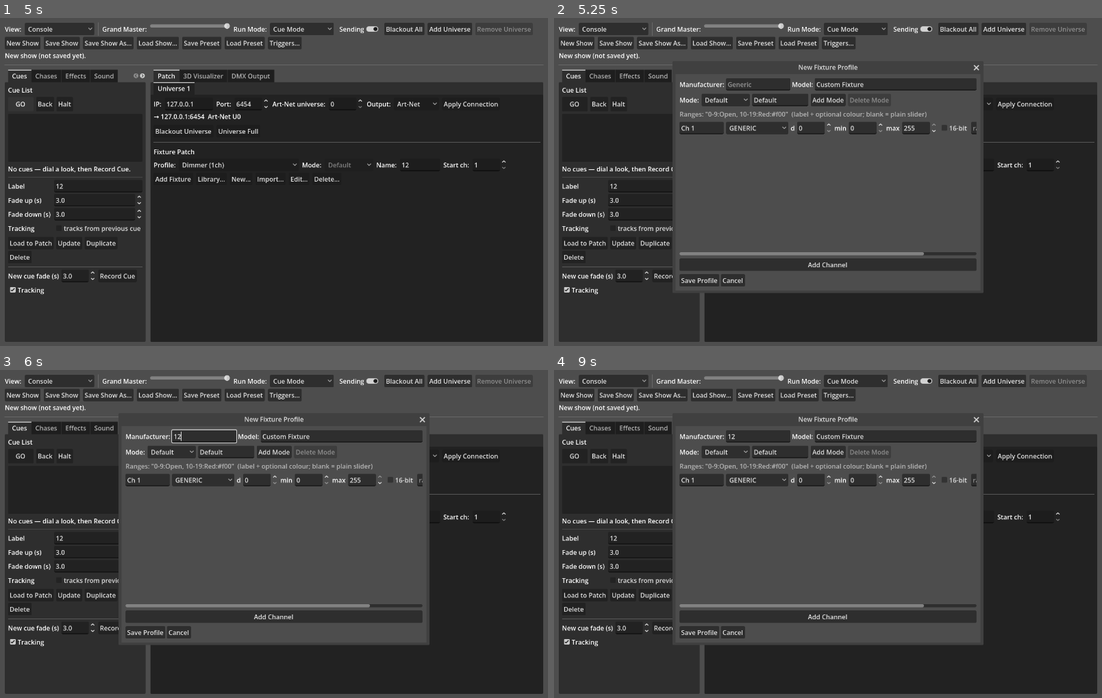
Above: before the commit, frames 1-4 (two rows, left to right).
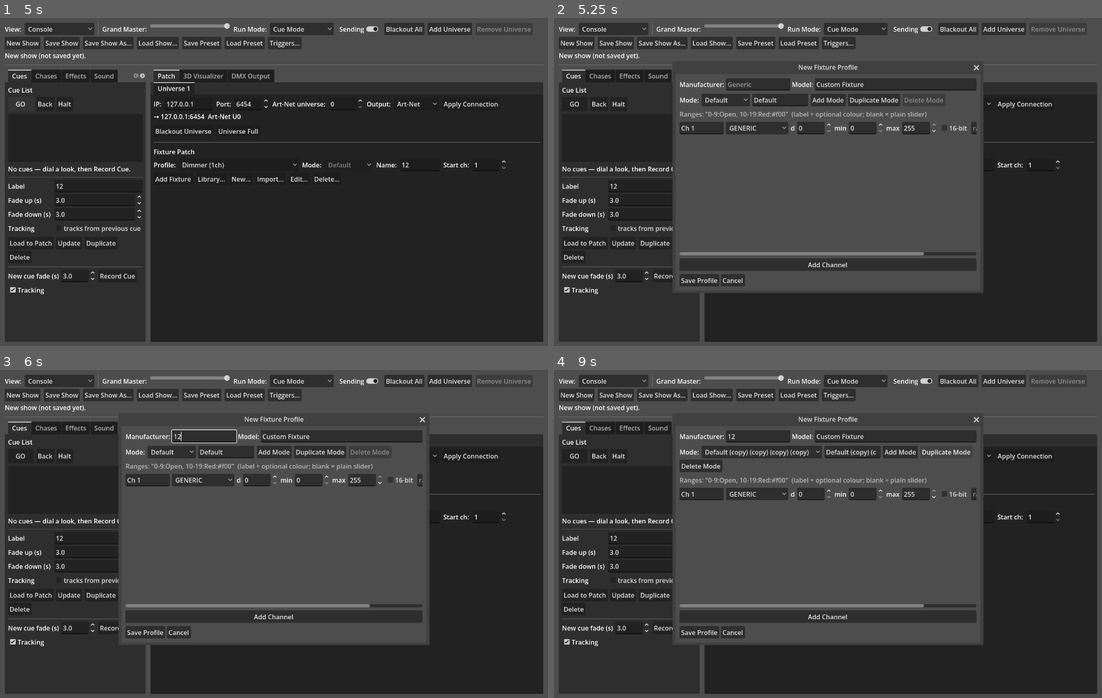
Above: after the commit, the same moments.

Repository: KonajuGames/slight-dmx-controller
Game: Godot game, scene res://main.tscn
Two runs of this game, one before a commit and one after it. Both use one fixed random seed, a clock stepped at 60 frames per second and the inputs below.
Inputs (mouse positions are in pixels of both pictures, inside the frame that each line leads up to):
- Up to frame 1 (5 s): click (98, 185) at 0.52 s; type "12" at 0.6 s; click (421, 165) at 0.75 s; type "12" at 0.83 s; click "New Show" at 1.25 s; click "New Show" at 2 s; click "New Show" at 2.75 s; click "GO" at 3.5 s; click "GO" at 4.25 s
- Up to frame 2 (5.25 s): click "New..." at 5 s
- Up to frame 3 (6 s): click (202, 435) at 5.77 s; type "12" at 5.85 s
- Up to frame 4 (9 s): click (871, 452) at 6.5 s, where only the run after the commit has a clickable "Duplicate Mode"; click (882, 452) at 7.25 s, where only the run after the commit has a clickable "Duplicate Mode"; click (904, 452) at 8 s, where only the run after the commit has a clickable "Duplicate Mode"; click (926, 452) at 8.75 s, where only the run after the commit has a clickable "Duplicate Mode"

Frame 1 is identical in both runs. In frame 2, 0.2% of the frame differs, in the area x 54-71%, y 23-27%; in frame 3, 0.2%; in frame 4, 3.9%, in the area x 22-78%, y 23-40%.

Commit message:
Add a Duplicate Mode button to the fixture profile editor
Co-Authored-By: Claude Opus 5.5 <noreply@anthropic.com>

Diff:
--- a/scripts/dmx_controller.gd
+++ b/scripts/dmx_controller.gd
@@ -2143,6 +2143,9 @@
 	var add_mode_btn := Button.new()
 	add_mode_btn.text = "Add Mode"
 	mode_row.add_child(add_mode_btn)
+	var dup_mode_btn := Button.new()
+	dup_mode_btn.text = "Duplicate Mode"
+	mode_row.add_child(dup_mode_btn)
 	var del_mode_btn := Button.new()
 	del_mode_btn.text = "Delete Mode"
 	mode_row.add_child(del_mode_btn)
@@ -2286,6 +2289,16 @@
 		modes_data.append({"name": "Mode %d" % (modes_data.size() + 1), "channels": []})
 		switch_mode.call(modes_data.size() - 1)
 	)
+	# Copy the current mode (with its on-screen edits) in right after it.
+	dup_mode_btn.pressed.connect(func():
+		read_rows_into.call(cur.i)
+		var src: Dictionary = modes_data[cur.i]
+		modes_data.insert(cur.i + 1, {
+			"name": "%s (copy)" % src["name"],
+			"channels": (src["channels"] as Array).duplicate(true),
+		})
+		switch_mode.call(cur.i + 1)
+	)
 	del_mode_btn.pressed.connect(func():
 		if modes_data.size() <= 1:
 			return
